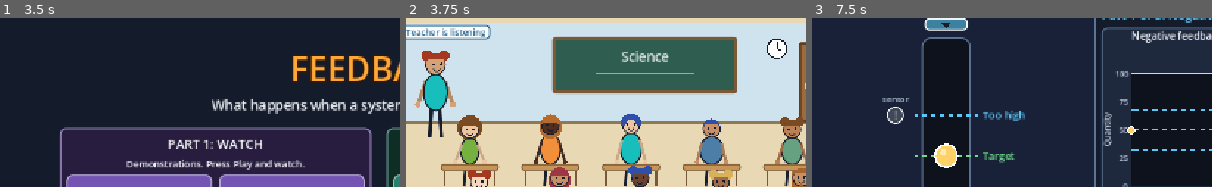
Above: before the commit, frames 1-3 (left to right).
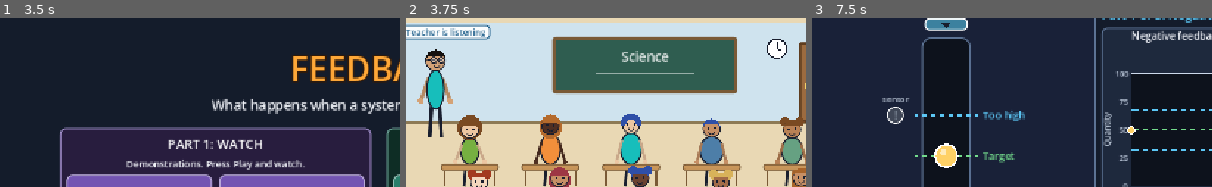
Above: after the commit, the same moments.

Repository: SFMiner/feedback-sim
Game: Godot game, scene res://scenes/Main.tscn
Two runs of this game, one before a commit and one after it. Both use one fixed random seed, a clock stepped at 60 frames per second and the inputs below.
Inputs:
- Up to frame 1 (3.5 s): click "Vol -" at 0.5 s; click "Vol +" at 1.25 s; click "Motion: Full" at 2 s; click "Motion: Reduced" at 2.75 s
- Up to frame 2 (3.75 s): click "Watch: Classroom Chatter" at 3.5 s
- Up to frame 3 (7.5 s): click "Play" at 4.25 s; click "Replay" at 5 s; click "Replay" at 5.75 s; click "Replay" at 6.5 s; click "Next Module" at 7.25 s
The pictures show only the part of the screen within x 3-53%, y 15-65%; the shares and areas given below are measured in that part.

Frame 1 is identical in both runs. In frame 2, 1.4% of the frame differs, in the area x 2-13%, y 18-56%; in frame 3, nothing differs.

Commit message:
Give the two classroom teachers fixed looks
First teacher: slender, black hair, glasses. Second teacher: light
skin, stout, slightly shorter, aquamarine hair and beard, glasses.

Co-Authored-By: Claude Fable 5.2 <noreply@anthropic.com>
Claude-Session: https://claude.ai/code/session_01U97Ud8q1ayceVGtUZJF3oi

Diff:
--- a/project.godot
+++ b/project.godot
@@ -22,7 +22,6 @@
 window/size/viewport_height=500
 window/stretch/mode="canvas_items"
 window/stretch/aspect="expand"
-window/dpi/allow_hidpi=true
 
 [gui]
 
--- a/scripts/classroom/classroom_view.gd
+++ b/scripts/classroom/classroom_view.gd
@@ -23,6 +23,7 @@
 const TEACHER_X: float = 58.0
 const FLOOR_Y: float = 152.0
 const DOOR_X: float = 640.0
+const TEACHER2_HAIR: Color = Color("3fd6b4")
 const VOICE_COLORS: Array[Color] = [Color("ffd166"), Color("ef8354"), Color("06d6a0"), Color("9bd1ff")]
 
 # === PUBLIC VARIABLES ===
@@ -69,10 +70,12 @@
 	_looks.clear()
 	for i: int in range(ClassroomModel.COUNT):
 		_looks.append(_random_look(rng))
+	# The two teachers are fixed characters (owner's brief); only their shirts come from the seed.
 	_teacher_look = _random_look(rng)
 	_teacher2_look = _random_look(rng)
-	_teacher_look["h"] = 1.0
-	_teacher2_look["h"] = 1.0
+	_teacher_look.merge({"hair": Color("15110f"), "style": 0, "w": 0.72, "h": 1.06, "glasses": true}, true)
+	_teacher2_look.merge({"skin": Color("f4d7bd"), "hair": TEACHER2_HAIR, "style": 0, "w": 1.5, "h": 0.93,
+		"glasses": true, "beard": true}, true)
 	talk_left.resize(ClassroomModel.COUNT)
 	talk_left.fill(0.0)
 	talk_word.resize(ClassroomModel.COUNT)
@@ -159,18 +162,20 @@
 func _draw_adult(feet: Vector2, look: Dictionary, arms: float, facing: int, mouth: float, swing: float) -> void:
 	var skin: Color = look["skin"]
 	var shirt: Color = look["shirt"]
-	var hip: Vector2 = feet + Vector2(0.0, -44.0)
-	var torso: Vector2 = hip + Vector2(0.0, -24.0)
-	var head: Vector2 = torso + Vector2(0.0, -42.0)
+	var w: float = look["w"]
+	var h: float = look["h"]
+	var hip: Vector2 = feet + Vector2(0.0, -44.0 * h)
+	var torso: Vector2 = hip + Vector2(0.0, -24.0 * h)
+	var head: Vector2 = torso + Vector2(0.0, -27.0 * h - 15.0)
 	draw_line(hip + Vector2(-6.0, 0.0), feet + Vector2(-9.0 + swing, 0.0), UI.INK, 5.0, true)
 	draw_line(hip + Vector2(6.0, 0.0), feet + Vector2(9.0 - swing, 0.0), UI.INK, 5.0, true)
 	for side: int in [-1, 1]:
-		var shoulder: Vector2 = torso + Vector2(float(side) * 15.0, -16.0)
+		var shoulder: Vector2 = torso + Vector2(float(side) * 15.0 * w, -16.0 * h)
 		var ang: float = lerpf(1.25, -1.15, arms)
 		var hand: Vector2 = shoulder + Vector2(float(side) * cos(ang), sin(ang)) * 36.0
 		draw_line(shoulder, hand, skin.darkened(0.15), 5.0, true)
 		draw_circle(hand, 4.5, skin)
-	UI.ellipse(self, torso, 18.0, 28.0, shirt, UI.INK, 2.0)
+	UI.ellipse(self, torso, 18.0 * w, 28.0 * h, shirt, UI.INK, 2.0)
 	_draw_head(head, 15.0, look, float(facing) * 3.0, mouth, 1.0 if arms > 0.5 else 0.0)
 
 
@@ -278,10 +283,29 @@
 		cap.append(c + Vector2(r * 0.75, -r * 0.5))
 		cap.append(c + Vector2(-r * 0.75, -r * 0.5))
 		draw_colored_polygon(cap, hair)
+	if bool(look.get("beard", false)):
+		# Full beard: covers the jaw from ear to ear; the mouth is drawn on top of it.
+		var beard: PackedVector2Array = PackedVector2Array()
+		for k: int in range(13):
+			var ang4: float = -0.12 + (PI + 0.24) * float(k) / 12.0
+			beard.append(c + Vector2(cos(ang4) * r * 1.1, sin(ang4) * r * 1.22))
+		beard.append(c + Vector2(-r * 0.62, r * 0.22))
+		beard.append(c + Vector2(r * 0.62, r * 0.22))
+		draw_colored_polygon(beard, hair)
 	# Face.
 	var eye_r: float = 1.8 + 1.2 * surprise
 	draw_circle(c + Vector2(-r * 0.38 + eye_shift, -r * 0.05), eye_r, UI.INK)
 	draw_circle(c + Vector2(r * 0.38 + eye_shift, -r * 0.05), eye_r, UI.INK)
+	if bool(look.get("glasses", false)):
+		var left_lens: Vector2 = c + Vector2(-r * 0.38 + eye_shift, -r * 0.05)
+		var right_lens: Vector2 = c + Vector2(r * 0.38 + eye_shift, -r * 0.05)
+		draw_circle(left_lens, r * 0.3, Color(1, 1, 1, 0.3))
+		draw_circle(right_lens, r * 0.3, Color(1, 1, 1, 0.3))
+		draw_arc(left_lens, r * 0.3, 0.0, TAU, 16, UI.INK, 1.6, true)
+		draw_arc(right_lens, r * 0.3, 0.0, TAU, 16, UI.INK, 1.6, true)
+		draw_line(left_lens + Vector2(r * 0.3, 0.0), right_lens - Vector2(r * 0.3, 0.0), UI.INK, 1.6, true)
+		draw_line(left_lens - Vector2(r * 0.3, 0.0), c + Vector2(-r, -r * 0.15), UI.INK, 1.6, true)
+		draw_line(right_lens + Vector2(r * 0.3, 0.0), c + Vector2(r, -r * 0.15), UI.INK, 1.6, true)
 	var mp: Vector2 = c + Vector2(eye_shift * 0.6, r * 0.5)
 	if mouth > 0.05:
 		UI.ellipse(self, mp, r * 0.30, maxf(1.2, r * 0.42 * mouth), Color("5a1420"))
